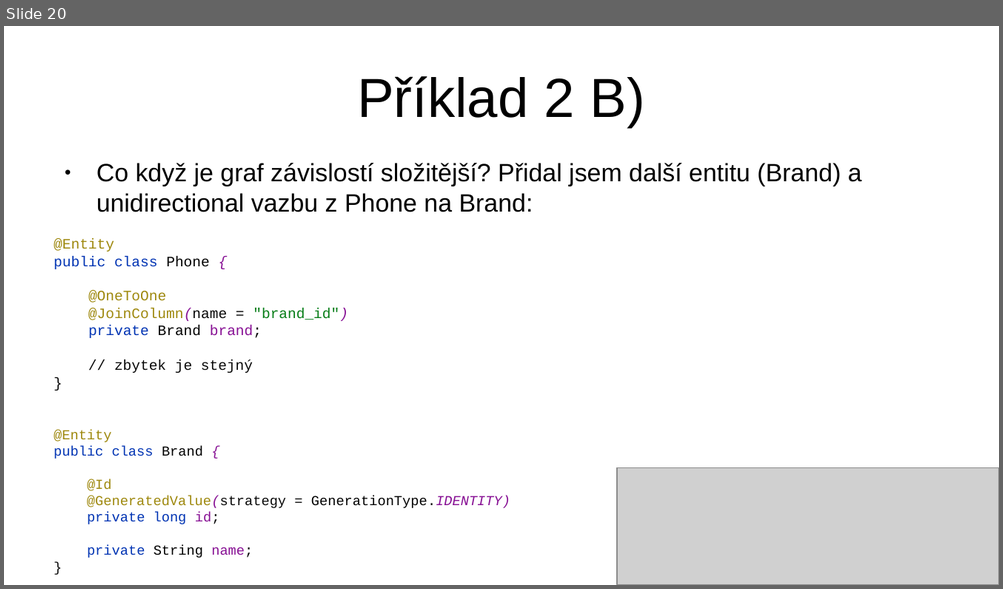
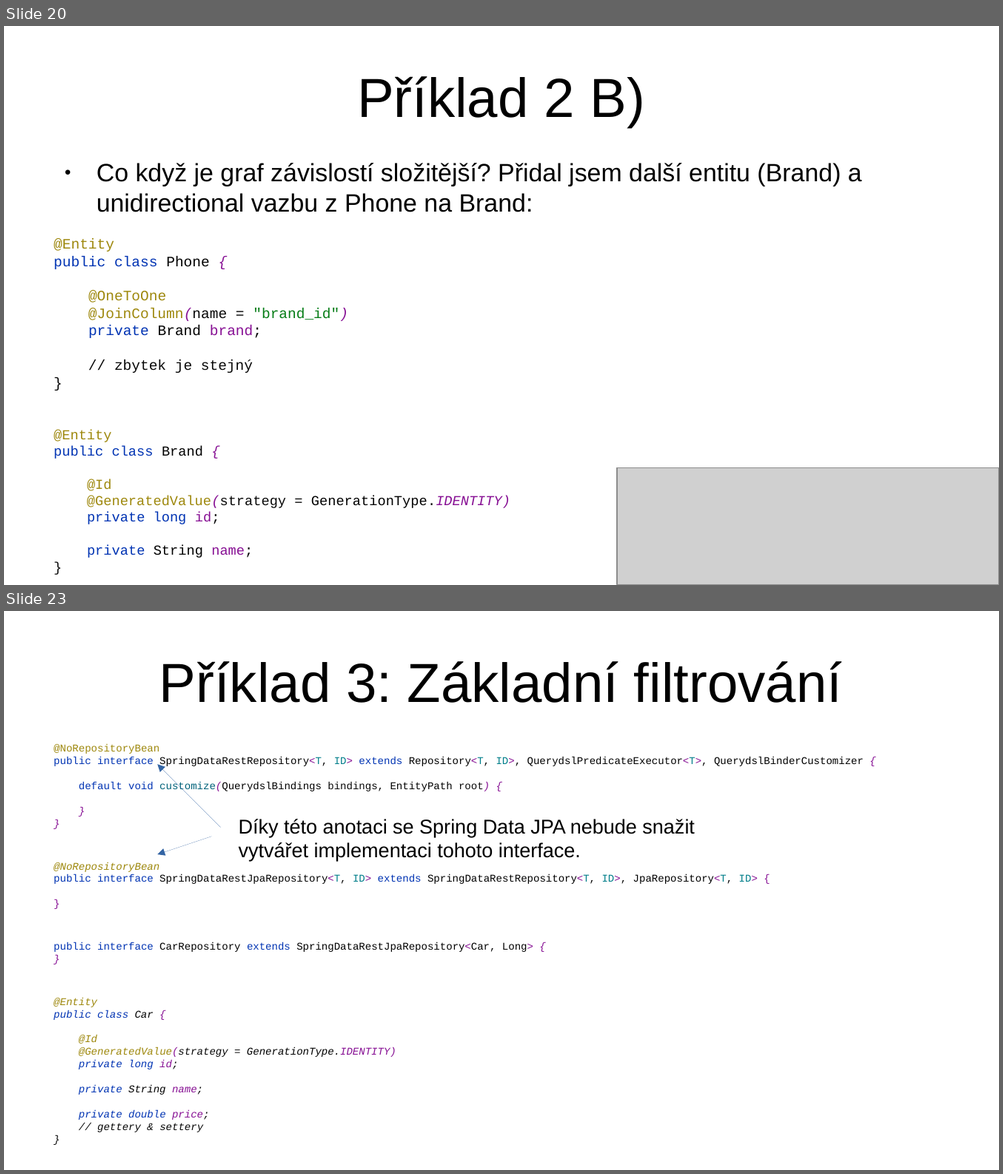
Before and after one commit to jirkapinkas/javadays-2020, a slide deck: spring-data-rest/Prednaska.odp. Shown one above the other, each under a label of ours: slide 20 before the commit, slides 20 and 23 after it; the slides between them are not shown. The pictures are 1003x589 and 1003x1174 pixels, drawn with LibreOffice and Linux fonts; fonts in the diff are those of the drawing; grey boxes stand for pictures. Boxes give left, top, right and bottom in pixels: in the first picture for what was removed or moved away, otherwise in the second. Text is boxed around its words. In the diff, an @@ line names an element or a change of style, - is before the commit and + after.

Commit message:
+ 4. příklad & (snad) finální přednáška

```diff
--- a/spring-data-rest/Prednaska.odp
+++ b/spring-data-rest/Prednaska.odp
@@ slide 23 added at bbox=[4, 611, 999, 1170], background #FFFFFF @@
@@ title added at bbox=[159, 661, 842, 703], 44 pt, text #000000 @@
+Příklad 3: Základní filtrování
@@ text added at bbox=[54, 744, 863, 1133], 8.3 pt, text #000000 @@
+@NoRepositoryBean
+public interface SpringDataRestRepository<T, ID> extends Repository<T, ID>, QuerydslPredicateExecutor<T>, QuerydslBinderCustomizer {
+default void customize(QuerydslBindings bindings, EntityPath root) {
+}
+}
+@NoRepositoryBean
+public interface SpringDataRestJpaRepository<T, ID> extends SpringDataRestRepository<T, ID>, JpaRepository<T, ID> {
+}
+public interface CarRepository extends SpringDataRestJpaRepository<Car, Long> {
+}
+@Entity
+public class Car {
+@Id
+@GeneratedValue(strategy = GenerationType.IDENTITY)
+private long id;
+private String name;
+private double price;
+// gettery & settery
+}
@@ arrow added from (221, 828) to (157, 764), #3465A4 0 pt @@
@@ text added at bbox=[239, 819, 694, 861], 16 pt, text #000000 @@
+Díky této anotaci se Spring Data JPA nebude snažit
+vytvářet implementaci tohoto interface.
@@ arrow added from (212, 837) to (157, 854), #3465A4 0 pt @@
```
Also in this commit, not shown: 4 slides changed, 14 other slides added, 2 slides removed, 6 other files.
